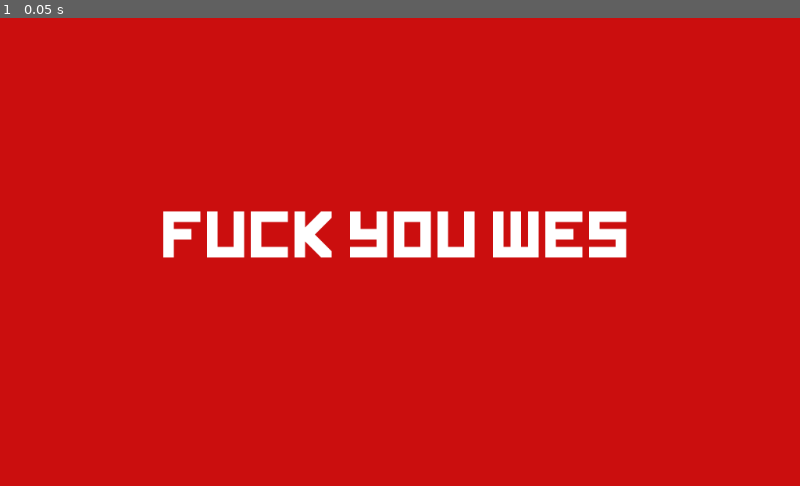
Above: before the commit, frame 1.
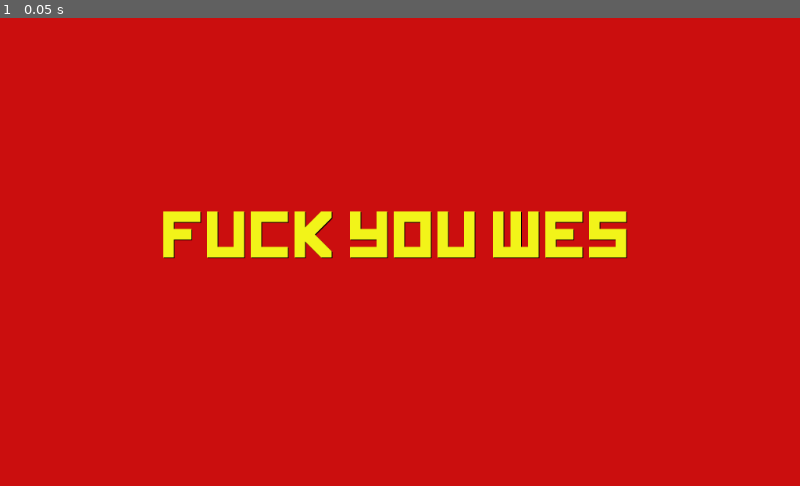
Above: after the commit, the same moment.

Repository: BGuerrero825/MAD
Game: Godot game, scene res://Test.tscn
Same seed, same stepped clock (60 frames per second), same inputs: the game is played once before the commit and once after it. The project has no main scene, so this scene is started directly.
Inputs:
- Up to frame 1 (0.05 s): no input

The runs differ from the first frame. In frame 1, 3.8% of the frame differs, in the area x 20-79%, y 41-52%.

Commit message:
Yellow Font

Diff:
--- a/Test.tscn
+++ b/Test.tscn
@@ -18,6 +18,9 @@
 margin_right = 809.265
 margin_bottom = 323.736
 custom_fonts/font = ExtResource( 1 )
+custom_colors/font_color = Color( 0.952941, 0.960784, 0.101961, 1 )
+custom_colors/font_outline_modulate = Color( 0, 0, 0, 1 )
+custom_colors/font_color_shadow = Color( 0, 0, 0, 1 )
 text = "FUCK YOU WES"
 __meta__ = {
 "_edit_use_anchors_": false
--- a/project.godot
+++ b/project.godot
@@ -17,7 +17,3 @@
 
 config/name="MAD"
 config/icon="res://icon.png"
-
-[rendering]
-
-environment/default_environment="res://default_env.tres"
